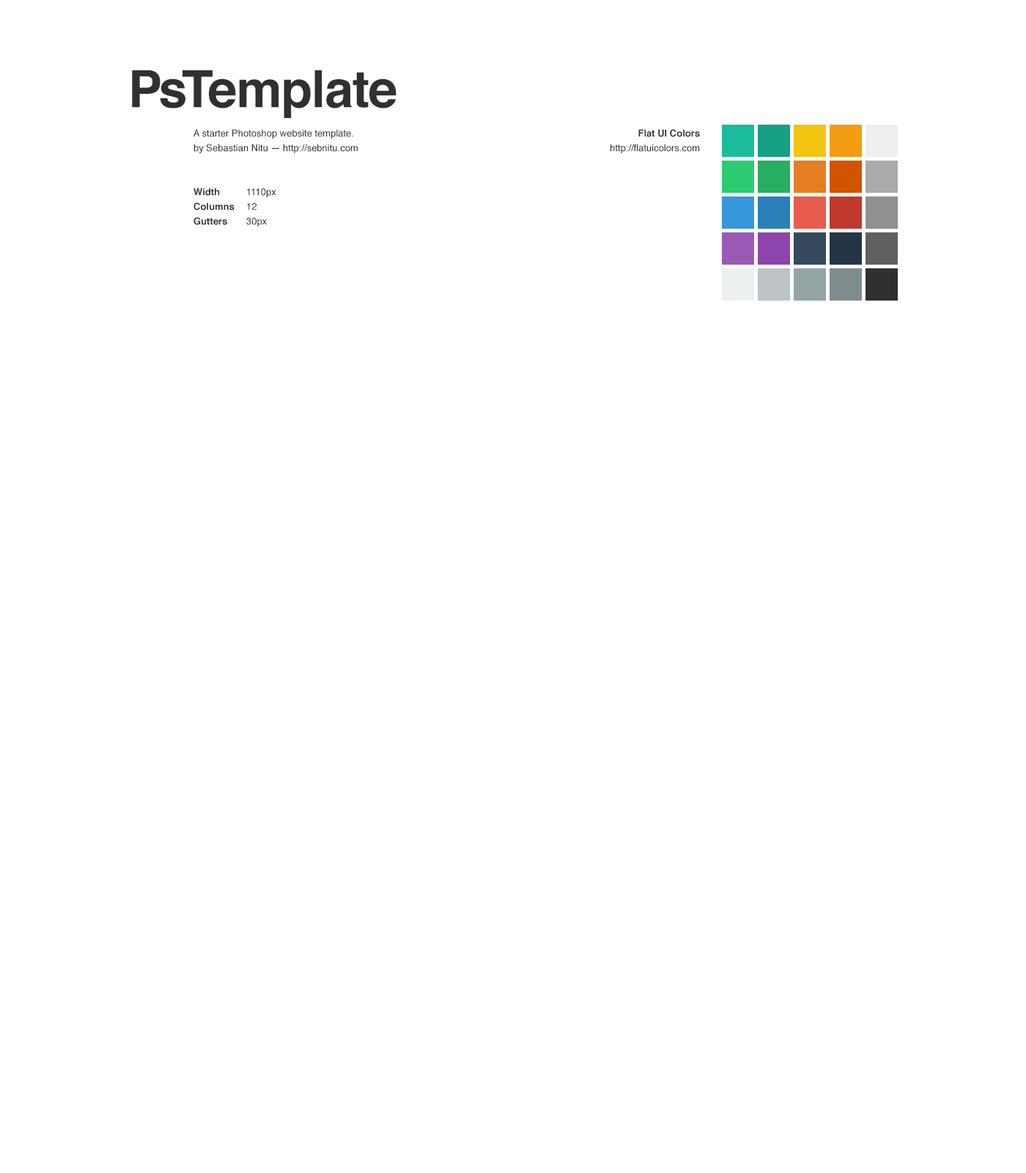
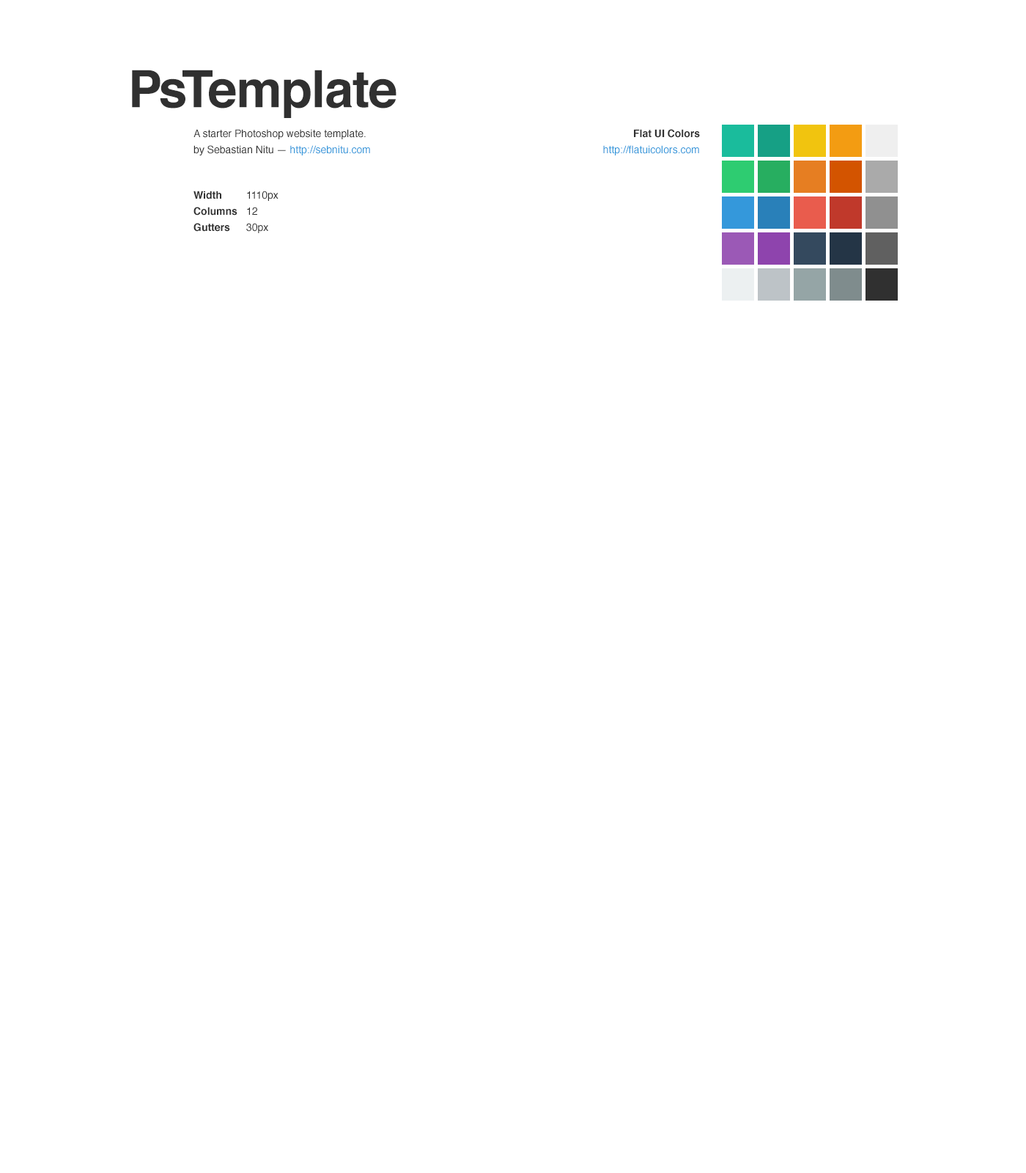
Layers edited between the first and the second 1026 x 1173 image:
painted on "A starter Photoshop website template. by Sebastian Nitu — http:" over [193, 128, 371, 234]
painted on "Flat UI Colors http://flatuicolors.com" over [603, 128, 700, 156]
